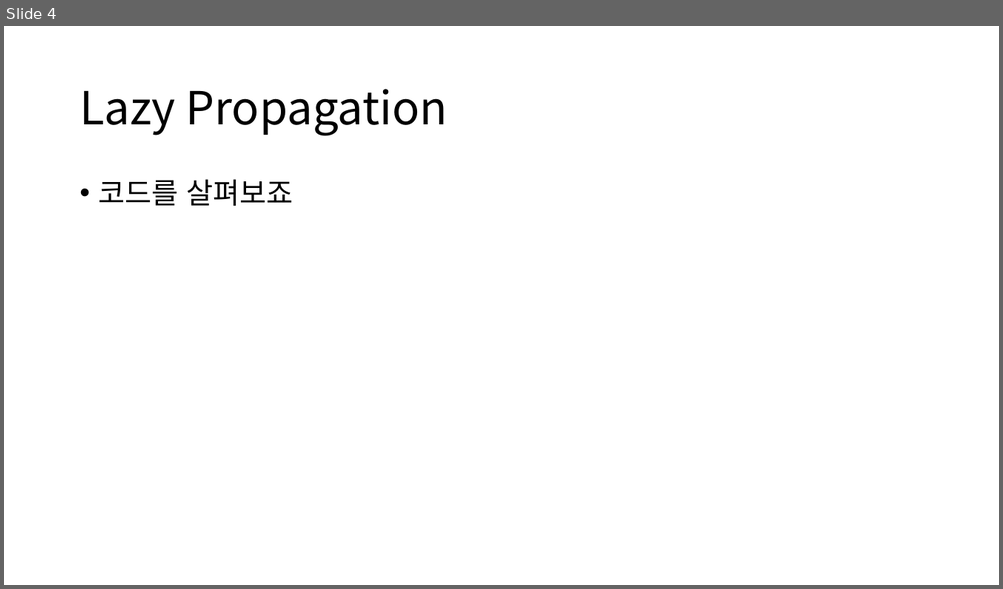
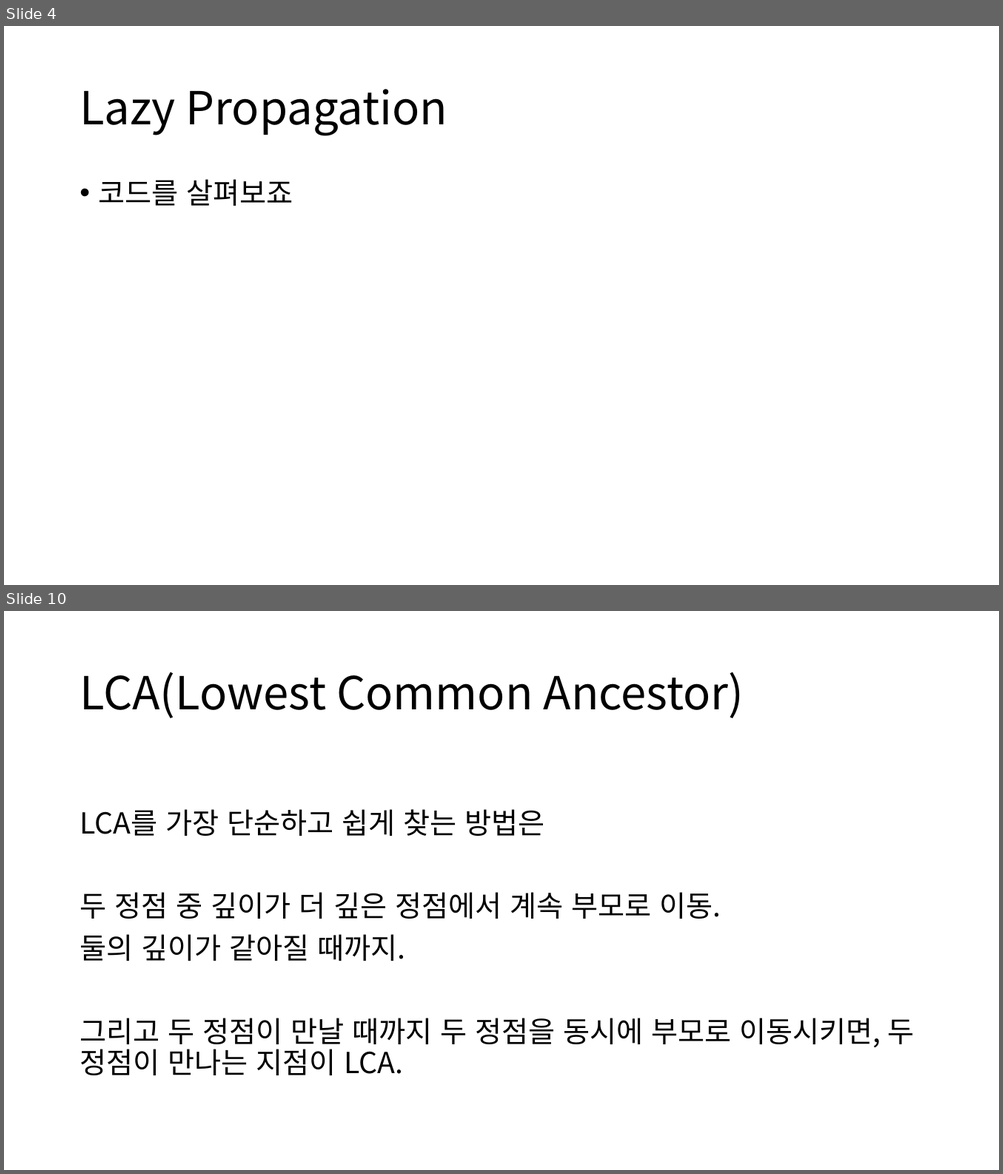
Before and after one commit to ALGOSOPT/algosopt, a slide deck: Chapter24/Lazy Propagation and LCA.pptx. Shown one above the other, each under a label of ours: slide 4 before the commit, slides 4 and 10 after it; the slides between them are not shown. The pictures are 1003x589 and 1003x1174 pixels, drawn with LibreOffice and Linux fonts; fonts in the diff are those of the drawing. Boxes give left, top, right and bottom in pixels: in the first picture for what was removed or moved away, otherwise in the second. Text is boxed around its words. In the diff, an @@ line names an element or a change of style, - is before the commit and + after.

```diff
--- a/Chapter24/Lazy Propagation and LCA.pptx
+++ b/Chapter24/Lazy Propagation and LCA.pptx
@@ slide 10 added at [4,611,999,1170], background #FFFFFF @@
@@ title added at [79,672,744,718], 44 pt, text #000000 @@
+LCA(Lowest Common Ancestor)
@@ text added at [79,809,913,1076], 28 pt, text #000000 @@
+LCA를 가장 단순하고 쉽게 찾는 방법은
+두 정점 중 깊이가 더 깊은 정점에서 계속 부모로 이동.
+둘의 깊이가 같아질 때까지.
+그리고 두 정점이 만날 때까지 두 정점을 동시에 부모로 이동시키면, 두 정점이 만나는 지점이 LCA.
```
Also in this commit, not shown: 1 slide changed, 15 other slides added, 2 slides removed, 2 other files.
